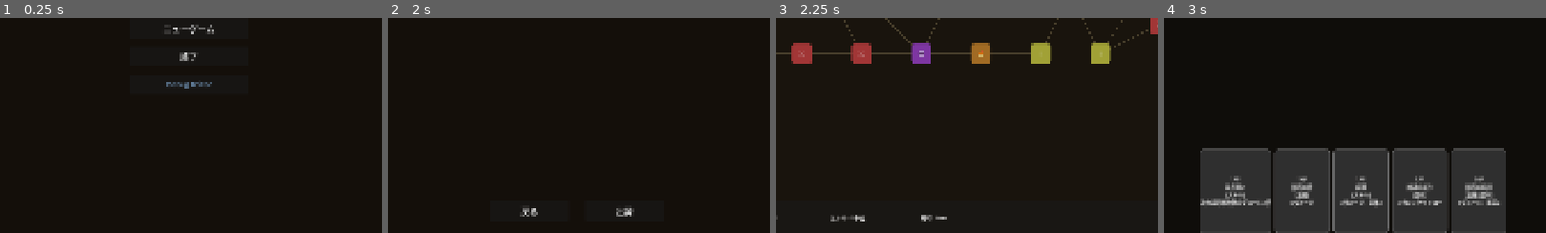
Above: before the commit, frames 1-4 (left to right).
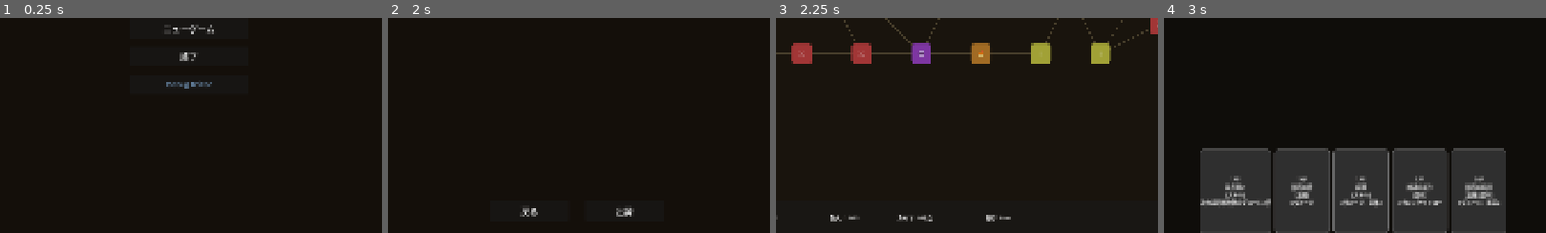
Above: after the commit, the same moments.

Repository: sashimihoutyou/too-fast-to-die
Game: Godot game, scene res://scenes/main/title_screen.tscn
Two runs of this game, one before a commit and one after it. Both use one fixed random seed, a clock stepped at 60 frames per second and the inputs below.
Inputs:
- Up to frame 1 (0.25 s): no input
- Up to frame 2 (2 s): click "ニューゲーム" at 0.5 s; click "カルティスト（アタルパ）" at 1.25 s
- Up to frame 3 (2.25 s): click "出発" at 2 s
- Up to frame 4 (3 s): click "⚔" at 2.75 s
The pictures show only the part of the screen within x 25-75%, y 50-100%; the shares and areas given below are measured in that part.

Frames 1-2 are identical in both runs. In frame 3, 0.5% of the frame differs, in the area x 14-62%, y 91-95%; in frame 4, nothing differs.

Commit message:
Implement prioritized planned fixes

Diff:
--- a/autoload/combat_manager.gd
+++ b/autoload/combat_manager.gd
@@ -401,6 +401,27 @@
 			_add_euphoria(card.status_stacks)
 		return
 
+	# --- 調教師 獣カード ---
+	if card.id == &"bm02":
+		_beast_auto_attack()
+		if card.upgraded:
+			player_block += card.get_effective_block()
+			player_block_changed.emit(player_block)
+		return
+	if card.id == &"bm03":
+		_heal_beasts(8 if card.upgraded else 5)
+		return
+	if card.id == &"bm04":
+		_buff_beasts_attack(4 if card.upgraded else 3)
+		return
+	if card.id == &"bm06":
+		_beast_auto_attack()
+		_beast_auto_attack()
+		return
+	if card.id == &"bm09":
+		_summon_random_beast()
+		return
+
 	var dmg := card.get_effective_damage()
 	var blk := card.get_effective_block()
 
@@ -863,6 +884,30 @@
 	player_beasts.append({"name": beast_name, "hp": hp, "max_hp": hp, "attack": atk, "alive": true})
 	beast_changed.emit()
 
+func _heal_beasts(amount: int) -> void:
+	for beast: Dictionary in player_beasts:
+		if not bool(beast.get("alive", false)):
+			continue
+		var max_hp: int = int(beast.get("max_hp", 0))
+		beast["hp"] = mini(max_hp, int(beast.get("hp", 0)) + amount)
+	beast_changed.emit()
+
+func _buff_beasts_attack(amount: int) -> void:
+	for beast: Dictionary in player_beasts:
+		if not bool(beast.get("alive", false)):
+			continue
+		beast["attack"] = int(beast.get("attack", 0)) + amount
+	beast_changed.emit()
+
+func _summon_random_beast() -> void:
+	var candidates: Array[Dictionary] = [
+		{"name": "野犬", "hp": 8, "attack": 3},
+		{"name": "砂狐", "hp": 6, "attack": 4},
+		{"name": "荒野の鷹", "hp": 5, "attack": 5},
+	]
+	var pick: Dictionary = candidates[randi() % candidates.size()]
+	add_beast(String(pick.get("name", "獣")), int(pick.get("hp", 6)), int(pick.get("attack", 3)))
+
 func damage_beast(idx: int, amount: int) -> void:
 	if idx < 0 or idx >= player_beasts.size():
 		return
--- a/autoload/game_manager.gd
+++ b/autoload/game_manager.gd
@@ -86,6 +86,9 @@
 	total_nodes_visited += 1
 	distance_km += randi_range(3, 6)
 	ResourceManager.consume_fuel(2)
+	ResourceManager.damage_bike(1)
+	if ResourceManager.bike_durability <= 0:
+		ResourceManager.consume_fuel(1)
 	_tick_companion()
 	_tick_pursuit()
 	QuestManager.on_node_advanced()
--- a/autoload/quest_manager.gd
+++ b/autoload/quest_manager.gd
@@ -19,7 +19,7 @@
 	return _defs.get(id, null)
 
 # イベント選択でアウトカムが確定した時に event_screen から呼ばれる。
-# 追跡系（hunt）は進捗を持ち、遅延系（poison）はペイロードを装填する。
+# 追跡系（hunt）は進捗を持ち、QuestData.payload_outcomes に該当するものはペイロードを装填する。
 func record_outcome(quest_id: StringName, outcome: StringName) -> void:
 	var def: QuestData = _defs.get(quest_id, null)
 	if def == null:
@@ -33,8 +33,7 @@
 		"knew": _pc_can_read(),
 	}
 	_state[quest_id] = st
-	# 遅延ペイロードを装填するアウトカムか（このクエストでは poison）。
-	if outcome == &"poison" and def.payload_event != &"":
+	if def.payload_event != &"" and outcome in def.payload_outcomes:
 		_armed.append({
 			"quest_id": quest_id,
 			"event_id": def.payload_event,
@@ -146,13 +145,19 @@
 		return "hunt" if complete else "lapse"
 	return String(outcome)
 
-# テレグラフを「知り得た」PC：調教師（獣読み）・放浪者（観察眼）。
-# 犬/密告者の同行による看破は同行者システム実装後に追加する（TODO）。
+# テレグラフを「知り得た」PC：調教師（獣読み）・放浪者（観察眼）・犬/密告者の同行。
 func _pc_can_read() -> bool:
 	if GameManager.current_character == null:
 		return false
 	var cid: StringName = GameManager.current_character.id
-	return cid == &"beast_master" or cid == &"wanderer"
+	if cid == &"beast_master" or cid == &"wanderer":
+		return true
+	if GameManager.current_companion == null:
+		return false
+	return GameManager.current_companion.companion_type in [
+		CompanionData.CompanionType.DOG,
+		CompanionData.CompanionType.INFORMANT,
+	]
 
 func _load_defs(path: String) -> void:
 	var dir := DirAccess.open(path)
--- a/scenes/event/event_screen.gd
+++ b/scenes/event/event_screen.gd
@@ -67,6 +67,10 @@
 		return KarmaManager.karma >= int(req.split(">=")[1])
 	if req.begins_with("character=="):
 		return GameManager.current_character.id == StringName(req.split("==")[1])
+	if req.begins_with("flag=="):
+		return bool(GameManager.event_flags.get(StringName(req.split("==")[1]), false))
+	if req.begins_with("flag!="):
+		return not bool(GameManager.event_flags.get(StringName(req.split("!=")[1]), false))
 	if req.begins_with("companion=="):
 		if GameManager.current_companion == null:
 			return false
--- a/scenes/map/map_screen.gd
+++ b/scenes/map/map_screen.gd
@@ -16,6 +16,7 @@
 	_draw_map()
 	_update_hud()
 	ResourceManager.fuel_changed.connect(_on_fuel_changed)
+	ResourceManager.bike_durability_changed.connect(_on_bike_durability_changed)
 	if _pending_act_intro:
 		_pending_act_intro = false
 		_show_notification("区間 %d に進んだ。\n新たな勢力圏が待つ――" % GameManager.current_act)
@@ -284,6 +285,7 @@
 	$HUD/FuelLabel.text = "燃料: %d/%d" % [ResourceManager.fuel, ResourceManager.tank_capacity]
 	$HUD/ScrapLabel.text = "スクラップ: %d" % ResourceManager.scrap
 	$HUD/MedicineLabel.text = "医薬品: %d/%d" % [ResourceManager.medicine, ResourceManager.medicine_max]
+	$HUD/BikeDurabilityLabel.text = "耐久: %d/%d" % [ResourceManager.bike_durability, ResourceManager.bike_max_durability]
 	$HUD/KarmaLabel.text = "カルマ: %d %s" % [KarmaManager.karma, KarmaManager.get_band_display()]
 	$HUD/DistanceLabel.text = "走行: %dkm" % GameManager.distance_km
 	$HUD/ActLabel.text = "区間%d" % GameManager.current_act
@@ -298,6 +300,9 @@
 		$HUD/CompanionLabel.text += "  信仰: %s" % GameManager.get_faith_display()
 
 func _on_fuel_changed(_val: int, _max_val: int) -> void:
+	_update_hud()
+
+func _on_bike_durability_changed(_val: int, _max_val: int) -> void:
 	_update_hud()
 
 func _show_notification(text: String) -> void:
--- a/scenes/map/map_screen.tscn
+++ b/scenes/map/map_screen.tscn
@@ -91,18 +91,27 @@
 
 [node name="KarmaLabel" type="Label" parent="HUD"]
 layout_mode = 1
-offset_left = 620.0
+offset_left = 790.0
 offset_top = 30.0
-offset_right = 830.0
+offset_right = 1000.0
 offset_bottom = 50.0
 theme_override_font_sizes/font_size = 14
 text = "カルマ: 0 中立"
 
+[node name="BikeDurabilityLabel" type="Label" parent="HUD"]
+layout_mode = 1
+offset_left = 620.0
+offset_top = 30.0
+offset_right = 780.0
+offset_bottom = 50.0
+theme_override_font_sizes/font_size = 14
+text = "耐久: 15/15"
+
 [node name="DistanceLabel" type="Label" parent="HUD"]
 layout_mode = 1
-offset_left = 850.0
+offset_left = 1010.0
 offset_top = 30.0
-offset_right = 1050.0
+offset_right = 1210.0
 offset_bottom = 50.0
 theme_override_font_sizes/font_size = 14
 text = "走行: 0km"
--- a/scenes/rest/rest_screen.gd
+++ b/scenes/rest/rest_screen.gd
@@ -29,7 +29,7 @@
 		if card.upgraded:
 			continue
 		var btn := Button.new()
-		btn.text = "%s — %s" % [card.get_display_name(), card.description]
+		btn.text = _get_upgrade_preview(card)
 		btn.custom_minimum_size = Vector2(400, 40)
 		btn.add_theme_font_size_override("font_size", 15)
 		btn.pressed.connect(_on_card_upgrade.bind(card))
@@ -39,5 +39,19 @@
 	card.upgraded = true
 	_return_to_map()
 
+func _get_upgrade_preview(card: CardData) -> String:
+	var parts: Array[String] = [card.get_display_name(), card.description]
+	if not card.upgrade_description.is_empty():
+		parts.append("強化: %s" % card.upgrade_description)
+	else:
+		var diffs: Array[String] = []
+		if card.upgraded_damage > 0 and card.upgraded_damage != card.base_damage:
+			diffs.append("ダメージ %d→%d" % [card.base_damage, card.upgraded_damage])
+		if card.upgraded_block > 0 and card.upgraded_block != card.base_block:
+			diffs.append("ブロック %d→%d" % [card.base_block, card.upgraded_block])
+		if not diffs.is_empty():
+			parts.append("強化: %s" % " / ".join(diffs))
+	return " — ".join(parts)
+
 func _return_to_map() -> void:
 	get_tree().change_scene_to_file("res://scenes/map/map_screen.tscn")
--- a/scenes/shop/shop_screen.gd
+++ b/scenes/shop/shop_screen.gd
@@ -3,6 +3,7 @@
 const SHOP_ITEMS := [
 	{"name": "医薬品", "cost": 4, "type": "medicine"},
 	{"name": "スクラップ×5", "cost": 3, "type": "scrap"},
+	{"name": "バイク修理+6", "cost": 3, "type": "repair_bike"},
 	{"name": "カード削除", "cost": 5, "type": "remove_card"},
 ]
 
@@ -106,6 +107,8 @@
 			ResourceManager.add_medicine(1)
 		"scrap":
 			ResourceManager.add_scrap(5)
+		"repair_bike":
+			ResourceManager.repair_bike(6)
 	_build_shop()
 	_update_fuel_display()
 
@@ -150,7 +153,11 @@
 	_update_fuel_display()
 
 func _update_fuel_display() -> void:
-	$FuelLabel.text = "所持燃料: %d" % ResourceManager.fuel
+	$FuelLabel.text = "所持燃料: %d / 耐久: %d/%d" % [
+		ResourceManager.fuel,
+		ResourceManager.bike_durability,
+		ResourceManager.bike_max_durability,
+	]
 
 func _on_leave() -> void:
 	get_tree().change_scene_to_file("res://scenes/map/map_screen.tscn")
--- a/scenes/shop/shop_screen.tscn
+++ b/scenes/shop/shop_screen.tscn
@@ -47,7 +47,7 @@
 grow_horizontal = 2
 theme_override_colors/font_color = Color(0.9, 0.7, 0.2, 1)
 theme_override_font_sizes/font_size = 18
-text = "所持燃料: 20"
+text = "所持燃料: 20 / 耐久: 15/15"
 horizontal_alignment = 1
 
 [node name="ItemContainer" type="VBoxContainer" parent="."]
--- a/scripts/data/quest_data.gd
+++ b/scripts/data/quest_data.gd
@@ -18,6 +18,8 @@
 
 ## 遅延ペイロード（特定アウトカムが装填する強制発火イベント）。
 @export var payload_event: StringName = &""
+## payload_event を装填するアウトカム一覧。既存クエスト互換のため既定は poison。
+@export var payload_outcomes: Array[StringName] = [&"poison"]
 ## 装填から何ノード後に発火可能になるか。
 @export var payload_min_gap: int = 1
 ## テレグラフを「知り得た」PCがペイロードを解決した時の追加カルマ（負値）。
--- a/scripts/debug/resource_browser.gd
+++ b/scripts/debug/resource_browser.gd
@@ -11,6 +11,7 @@
 	_tree = tree
 	_search_bar = search_bar
 	_tree.item_selected.connect(_on_item_selected)
+	_tree.item_activated.connect(_on_item_activated)
 	_search_bar.text_changed.connect(_on_search_changed)
 	build_tree()
 
@@ -96,6 +97,17 @@
 	if not path.is_empty():
 		resource_selected.emit(path)
 
+func _on_item_activated() -> void:
+	var item: TreeItem = _tree.get_selected()
+	if item == null:
+		return
+	if item.get_meta("is_directory", true):
+		item.collapsed = not item.collapsed
+		return
+	var path: String = item.get_meta("file_path", "")
+	if not path.is_empty():
+		resource_selected.emit(path)
+
 
 func _on_search_changed(text: String) -> void:
 	if _tree.get_root() == null:
Not shown, changed: 作業予定.md
